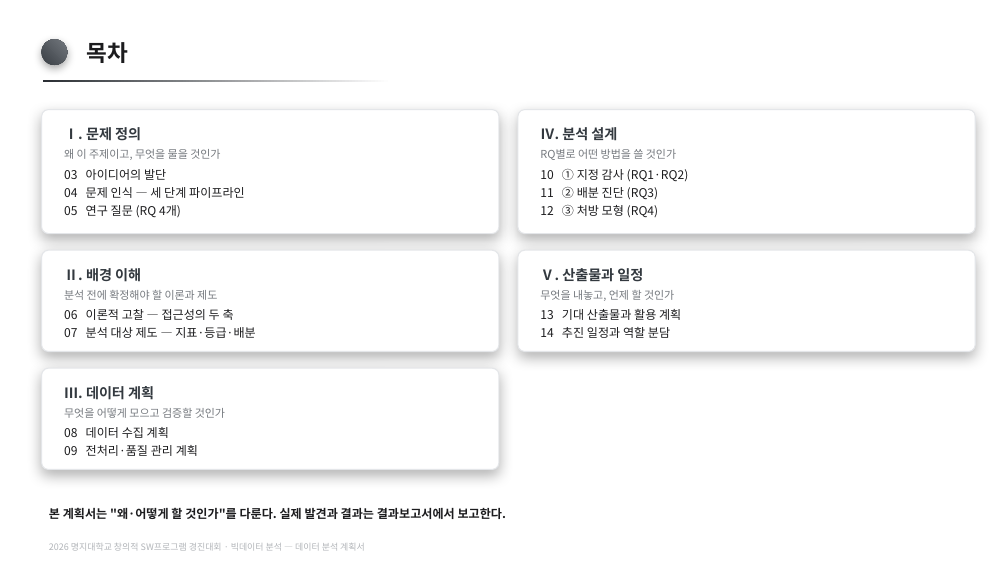
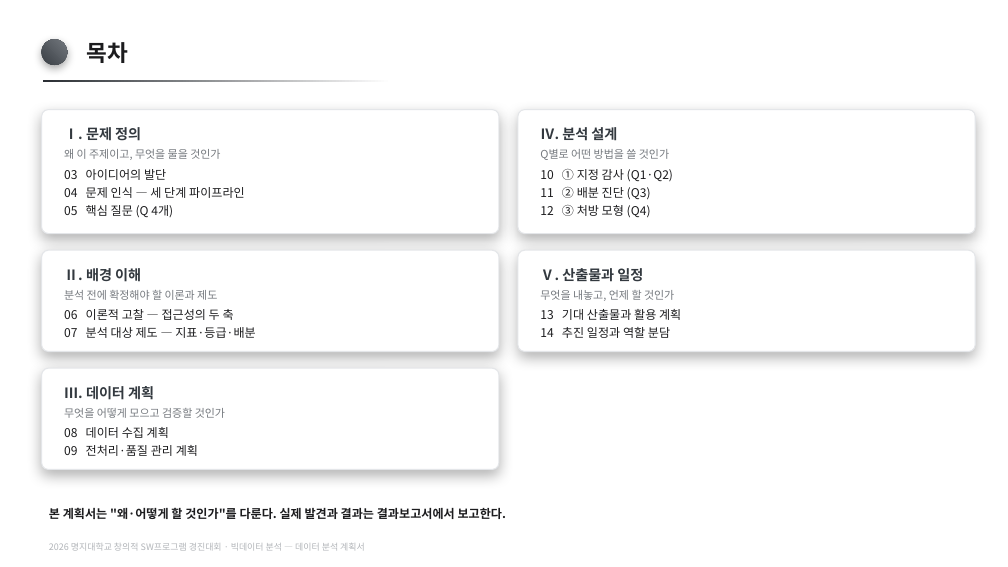
Before and after one commit to karvvan/maternity-care-policy-audit, a slide deck: slide 2 of 05_작업자료/_PPT생성본/데이터분석_계획서.pptx. Drawn at 1008x567 pixels with LibreOffice and Linux fonts; fonts in the diff are those of the drawing. Boxes give left, top, right and bottom in pixels: in the first picture for what was removed or moved away, otherwise in the second. Text is boxed around its words. In the diff, an @@ line names an element or a change of style, - is before the commit and + after.

Commit message:
용어 정리: 연구 → 프로젝트, 연구 질문 → 핵심 질문, RQ → Q
학술 연구가 아니라 제도 감사와 도구 제작에 가까우므로 표현을 맞춘다.
RQ는 Research Question 약어라 '연구'를 뺀 이상 함께 바꿔야 앞뒤가 맞는다.

- 보고서: 연구 61회·RQ 11회 전량 정리. §9 '연구의 한계' → '분석의 한계',
  §1.5 '연구 질문' → '핵심 질문', '제도를 감사하는 연구는' → '작업은' 등
  자리마다 자연스러운 말로 바꿔 기계적 치환을 피했다. 26쪽 유지.
- 결과보고서 PPT: 제출본에 문단 18개 패치(재생성 아님). 표지 등 편집 보존.
- 계획서 PPT: 생성기만 수정. 편집 중이라 제출본 반영은 보류.

```diff
--- a/05_작업자료/_PPT생성본/데이터분석_계획서.pptx
+++ b/05_작업자료/_PPT생성본/데이터분석_계획서.pptx
@@ text at (540,149,673,218): text changed @@
-RQ별로 어떤 방법을 쓸 것인가
-10 ① 지정 감사 (RQ1·RQ2)
-11 ② 배분 진단 (RQ3)
-12 ③ 처방 모형 (RQ4)
+Q별로 어떤 방법을 쓸 것인가
+10 ① 지정 감사 (Q1·Q2)
+11 ② 배분 진단 (Q3)
+12 ③ 처방 모형 (Q4)
@@ text at (64,205,173,218): text changed @@
-05 연구 질문 (RQ 4개)
+05 핵심 질문 (Q 4개)
```
Also in this commit, not shown: 7 other slides changed, 7 other files.
